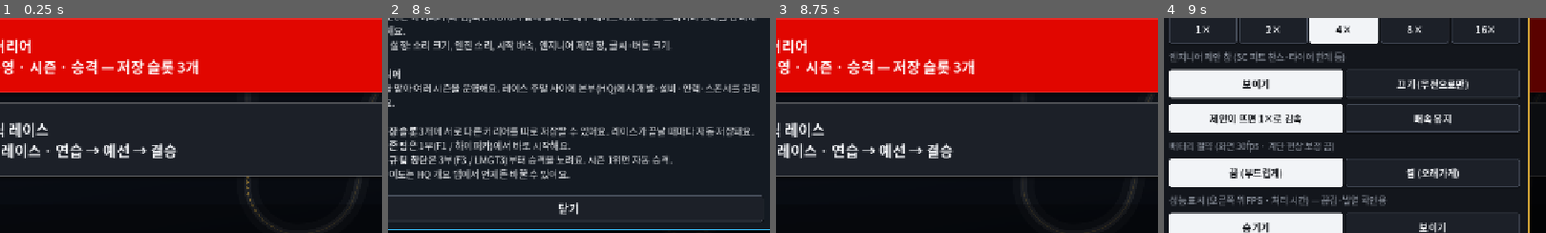
Above: before the commit, frames 1-4 (left to right).
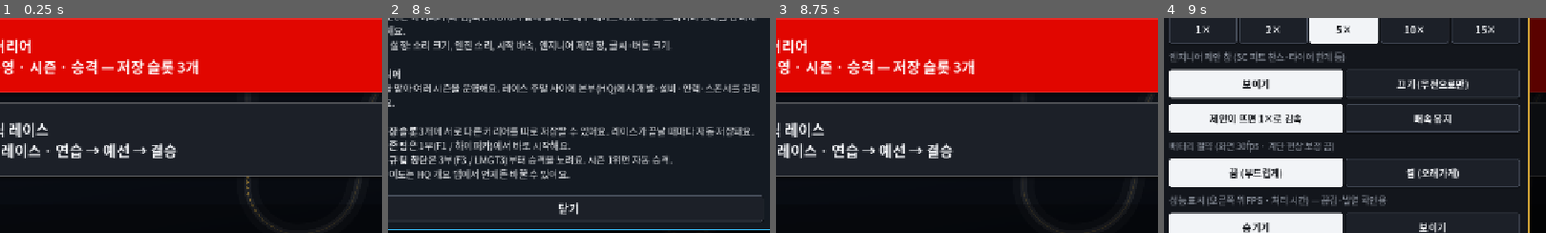
Above: after the commit, the same moments.

Repository: wio9900/pitwall-godot
Game: Godot game, scene res://scenes/main.tscn
Same seed, same stepped clock (60 frames per second), same inputs: the game is played once before the commit and once after it.
Inputs:
- Up to frame 1 (0.25 s): no input
- Up to frame 2 (8 s): click "?" at 0.5 s; click "⚙" at 1.25 s; click "🏆" at 2 s; click "서킷별 기록" at 2.75 s; click "최근 레이스" at 3.5 s; click "커리어 연대기" at 4.25 s; click "🏆 커리어 팀 운영 · 시즌 · 승격 — 저장 슬롯 …" at 5 s; click "🏁 퀵 레이스 단판 레이스 · 연습 → 예선 → 결승" at 5.75 s; click "닫기" at 6.5 s; click "?" at 7.25 s
- Up to frame 3 (8.75 s): click "닫기" at 8 s
- Up to frame 4 (9 s): click "⚙" at 8.75 s
The pictures show only the part of the screen within x 26-76%, y 42-92%; the shares and areas given below are measured in that part.

Frames 1-3 are identical in both runs. In frame 4, 0.2% of the frame differs, in the area x 44-84%, y 3-8%.

Commit message:
레이스 화면 정리 · 배속 1/2/5/10/15 · 핀치 확대 · WEC 겹침/버벅임 · 드라이버 교체 버그
- 하단 상세 순위·무전은 '랩타임' 탭에서만, 팀 오더는 '주행' 탭에서만 보이게
- 지시판 탭 구분: 테두리 + 선택 탭 빨간 배경
- 내 차 칩에 현재 타이어 랩 수 · 남은 예상 랩 · 최근 랩타임
- 배속 단계 1·2·5·10·15 (사용자 요청)
- 서킷 두 손가락 확대·이동, 두 번 탭 원래대로, PC 휠
- 차 위치를 트랙 거리 기준으로 보간 → 고배속에서 코너 가로지르기·툭툭 튐 감소
- WEC: 클래스가 다른 차가 겹치면 느린 클래스 차가 옆으로 비켜 그려짐
- 자동 저장을 실제 시간 30초에 한 번으로 제한 (WEC 고배속 멈칫)
- 버그: 빠른 박스 버튼·연료 비상 피트가 드라이버 교체 설정을 무시하던 것 수정 (car.auto_swap)
  밸런스 수치 변경 없음

Co-Authored-By: Claude Opus 5.5 <noreply@anthropic.com>
Claude-Session: https://claude.ai/code/session_019bD6BWrUpiqUh4eLT6d4ue

Diff:
--- a/scripts/sim/car.gd
+++ b/scripts/sim/car.gd
@@ -33,6 +33,7 @@
 var damage_now := ""
 var wec_req: Variant = null
 var drv_laps: Array = [0, 0, 0] # 드라이버별 완주 랩 (최소 주행 규정 확인용)
+var auto_swap := true       # WEC 내 차: 피트 설정의 드라이버 '교대' 선택 (자동 박스·빠른 박스도 이걸 따른다)
 var wec_sets := -1          # WEC: 레이스에서 쓸 수 있는 남은 새 드라이 세트
 var drv_log: Array = []     # WEC: 랩마다 운전한 드라이버 번호 (주행 시간 규정)
 var drive_warned := -1      # WEC: 주행 시간 경고·위반 표시 (같은 경고 반복 방지)
--- a/scripts/sim/race_sim.gd
+++ b/scripts/sim/race_sim.gd
@@ -1444,9 +1444,10 @@
 				var d_t: bool = c.wear > 0.45 or kind_of(c.comp) != want_kind
 				var comp0: String = (wec_fit_comp(c.cls, "M") if want == "slick" else "W") if d_t else c.comp
 				say(c, "연료 부족! 다음 랩 완주 불가 → 자동 박스 (급유%s)" % ((" + " + TYRE_KO[comp0]) if d_t else ""))
-				return {"comp": comp0, "tyres": d_t, "driver": false, "fuel": true}
+				var d_d: bool = c.auto_swap or must_swap(c)
+				return {"comp": comp0, "tyres": d_t, "driver": d_d, "fuel": true}
 			return null
-		var req: Dictionary = c.wec_req if c.wec_req != null else {"tyres": true, "fuel": true, "driver": false}
+		var req: Dictionary = c.wec_req if c.wec_req != null else {"tyres": true, "fuel": true, "driver": c.auto_swap}
 		var comp1: String = wec_fit_comp(c.cls, c.pit_req)
 		c.pit_req = ""
 		c.wec_req = null
--- a/scripts/ui/main.gd
+++ b/scripts/ui/main.gd
@@ -35,7 +35,7 @@
 const RED := Color("#e10600")
 const GOOD := Color("#22c55e")
 const BAD := Color("#ef4444")
-const SPEEDS := [0, 1, 2, 4, 8, 16]
+const SPEEDS := [0, 1, 2, 5, 10, 15]
 const CLS_KO := {"HY": "HYPERCAR", "P2": "LMP2", "GT": "LMGT3"}
 
 var sim: Variant = null
@@ -97,6 +97,7 @@
 var debrief
 var records_view
 var resume_btn: Button
+var _save_ms := -100000   # 마지막 자동 저장 시각(실제 ms)
 var _save_lap := -1       # 마지막으로 자동 저장한 선두 랩
 var recorded := false     # 기록실에 이 레이스를 기록했는지
 var fps_label: Label
@@ -671,6 +672,7 @@
 		"speed": speed_x, "circ": sim.CIRC.get("name", sim.circ_key), "lap": mini(sim.laps, sim.leader_lap + 1), "laps": sim.laps}
 	RaceSaveS.save(sim, meta, feature_sim if sprint_mode else null)
 	_save_lap = sim.leader_lap
+	_save_ms = Time.get_ticks_msec()
 
 
 func _notification(what: int) -> void:
@@ -1232,6 +1234,7 @@
 	race_panel = RacePanelS.new()
 	race_panel.select_car.connect(_on_select_car)
 	race_panel.radio_prompt.connect(_on_radio_prompt)
+	race_panel.tab_changed.connect(_on_panel_tab)
 	panels_box = race_panel
 	race_scroll = ScrollContainer.new()
 	race_scroll.horizontal_scroll_mode = ScrollContainer.SCROLL_MODE_DISABLED
@@ -1245,6 +1248,7 @@
 	# 순위 / 무전
 	tabs = TabContainer.new()
 	tabs.size_flags_vertical = Control.SIZE_EXPAND_FILL
+	tabs.visible = race_panel.tab == "laps" # 상세 순위·무전은 랩타임 탭에서만
 	var tw = VBoxContainer.new()
 	tw.name = "상세 순위"
 	tabs.add_child(tw)
@@ -1279,6 +1283,13 @@
 
 
 func _set_speed(s: int) -> void:
+	# 예전 배속 값(4·8·16)은 가장 가까운 새 배속으로
+	if not SPEEDS.has(s):
+		var best: int = SPEEDS[1]
+		for v in SPEEDS:
+			if v > 0 and absi(v - s) < absi(best - s):
+				best = v
+		s = best
 	speed_x = s
 	if race_view != null:
 		race_view.speed_hint = float(s)
@@ -1342,10 +1353,11 @@
 	var c: Variant = _my(slot)
 	if c == null:
 		return
+	var drv: bool = bool(race_panel.draft[slot]["driver"]) if slot < race_panel.draft.size() else true
 	if comp == "keep":
-		sim.request_pit_wec(c, c.comp, false, true, false)
+		sim.request_pit_wec(c, c.comp, false, true, drv)
 	else:
-		sim.request_pit_wec(c, comp, true, true, false)
+		sim.request_pit_wec(c, comp, true, true, drv)
 	_refresh_ui()
 
 
@@ -1437,7 +1449,8 @@
 		sim.advance(delta * speed_x * RaceSimS.SPEED_BASE)
 		_sim_us += Time.get_ticks_usec() - u0
 		_sim_n += 1
-		if sim.leader_lap != _save_lap and sim.leader_lap >= 1 and not sim.done:
+		# 자동 저장은 선두 랩이 바뀔 때, 단 실제 시간 30초에 한 번까지 (WEC 고배속에서 저장 때문에 화면이 멈칫하던 것)
+		if sim.leader_lap != _save_lap and sim.leader_lap >= 1 and not sim.done and Time.get_ticks_msec() - _save_ms > 30000:
 			_autosave()
 	ui_timer += delta
 	if ui_timer >= 0.2:
@@ -1586,6 +1599,13 @@
 	s += "[/table]"
 	if tower.text != s:
 		tower.text = s
+
+
+## 지시판 탭이 바뀌면: 랩타임 탭에서만 상세 순위·무전 (다른 탭에선 그 공간을 비워 둔다)
+func _on_panel_tab(t: String) -> void:
+	if tabs != null:
+		tabs.visible = t == "laps"
+		_refresh_ui()
 
 
 ## 가로 화면: 순위·무전이 지시판 아래 남은 높이를 꽉 채우도록 (아래가 비지 않게)
--- a/scripts/ui/race_panel.gd
+++ b/scripts/ui/race_panel.gd
@@ -5,6 +5,7 @@
 
 signal select_car(slot: int)
 signal radio_prompt  # 새 엔지니어 제안이 떴을 때 (main 이 배속을 1×로)
+signal tab_changed(t: String)  # 랩타임 탭에서만 상세 순위·무전을 보여주려고 main 이 듣는다
 
 const K = preload("res://scripts/ui/kit.gd")
 const RS = preload("res://scripts/sim/race_sim.gd")
@@ -89,7 +90,7 @@
 	for i in 2:
 		var b = Button.new()
 		b.toggle_mode = true
-		b.custom_minimum_size = Vector2(0, 76)
+		b.custom_minimum_size = Vector2(0, 98)
 		b.size_flags_horizontal = Control.SIZE_EXPAND_FILL
 		b.pressed.connect(_on_chip.bind(i))
 		# 내 차 카드: 선택되면 왼쪽 호박색 막대 + 밝은 바탕 (글씨 색은 그대로)
@@ -125,13 +126,9 @@
 		b.toggle_mode = true
 		b.button_group = grp
 		b.clip_text = true
-		# 탭: 선택되면 흰 글씨 + 빨간 밑줄
-		var tn = StyleBoxFlat.new()
-		tn.bg_color = Color(0, 0, 0, 0)
-		tn.set_content_margin_all(6)
-		var tp = tn.duplicate()
-		tp.border_width_bottom = 3
-		tp.border_color = K.RED
+		# 탭: 칸마다 테두리가 있는 버튼, 선택된 탭은 빨강 바탕 (구분이 확실하게)
+		var tn = _box(K.PANEL2, Color("#454c59"), 6)
+		var tp = _box(K.RED, K.RED, 6)
 		for st in ["normal", "hover", "disabled", "focus"]:
 			b.add_theme_stylebox_override(st, tn)
 		for st in ["pressed", "hover_pressed"]:
@@ -476,7 +473,16 @@
 		elif c.tl_warn > 0 and c.dnf == "":
 			line2 += " [color=#f59e0b]TL %d/2[/color]" % c.tl_warn
 		var code: String = ("#%d %s" % [c.slot + 1, c.code]) if wec else c.code
-		_chip_txt[i].text = "[font_size=30][b]%s[/b][/font_size]  [b]%s[/b]  %s\n[color=#8b98a5]%s[/color]" % [pos, code, badge, line2]
+		# 셋째 줄: 이 타이어로 몇 랩째 · 마모 추세로 본 남은 랩 · 최근 랩타임
+		var line3 := ""
+		if c.dnf == "":
+			var rate: float = c.wear / maxf(1.0, float(c.stint_laps))
+			var lim: float = RS.H_CLIFF if c.comp == "H" else 0.70
+			var rem_t := "-"
+			if c.stint_laps >= 1 and rate > 0.0005 and RS.SLICK.has(c.comp):
+				rem_t = "약 %d랩 더" % maxi(0, int((lim - c.wear) / rate))
+			line3 = "%d랩째 · %s · 최근 %s" % [c.stint_laps, rem_t, K.fmt_lap(c.last_lap_t) if c.last_lap_t > 0.0 else "-"]
+		_chip_txt[i].text = "[font_size=30][b]%s[/b][/font_size]  [b]%s[/b]  %s\n[color=#8b98a5]%s[/color]\n[color=#e6edf3]%s[/color]" % [pos, code, badge, line2, line3]
 	var c = car()
 	if c == null:
 		return
@@ -492,7 +498,7 @@
 			_refresh_laps(c)
 	# 팀 오더: F1 에서 두 대 모두 달릴 때
 	var both: bool = mc.size() == 2 and mc[0].is_running() and mc[1].is_running()
-	_order_row.visible = not wec and both
+	_order_row.visible = not wec and both and tab == "drive" # 팀 오더는 주행 탭에서만
 	_press(_order_btns, [["free"], ["hold"]], sim.team_order)
 	_swap_btn.disabled = sim.swap_req
 
@@ -587,6 +593,7 @@
 			_pits_seen[sel] = c.pits
 			d["driver"] = true
 		_press(_w_drv_btns, [["no"], ["yes"]], "yes" if d["driver"] else "no")
+		c.auto_swap = bool(d["driver"])
 	# 상태줄 · 확정/철수
 	var booked: bool = c.pit_req != "" or c.boxing != null
 	var in_lane: bool = sim.is_pitting(c)
@@ -726,8 +733,9 @@
 	tab = t
 	for i in TABS.size():
 		_tab_btns[i].set_pressed_no_signal(TABS[i][0] == t)
-		_tab_btns[i].add_theme_color_override("font_color", Color.WHITE if TABS[i][0] == t else K.DIM)
+		_tab_btns[i].add_theme_color_override("font_color", Color.WHITE if TABS[i][0] == t else K.INK)
 		_pages[TABS[i][0]].visible = TABS[i][0] == t
+	tab_changed.emit(t)
 	refresh()
 
 
--- a/scripts/ui/race_view.gd
+++ b/scripts/ui/race_view.gd
@@ -39,7 +39,16 @@
 var _s := 1.0
 var _off := Vector2.ZERO
 var _now := 0.0
-var _smooth := {}      # car id → {p, a}
+var _smooth := {}      # car id → {p, a, d(트랙 위 거리), lat(옆으로 비킨 정도)}
+# 두 손가락 확대·이동 (PC 는 마우스 휠)
+var user_zoom := 1.0
+var user_pan := Vector2.ZERO   # 트랙 좌표 기준 이동량
+var _touches := {}             # 손가락 index → 위치
+var _pinch_d0 := 0.0
+var _pinch_z0 := 1.0
+var _pinch_m0 := Vector2.ZERO
+var _pinch_p0 := Vector2.ZERO
+var _pinching := false
 var _pit_seen := {}    # car id → 피트레인 진입 시각(시뮬레이션)
 var _popups: Array = [] # {id, text, col, t}
 var _last_pos := {}
@@ -114,6 +123,10 @@
 	_confetti.clear()
 	banner_text = ""
 	_cam_center = Vector2.ZERO
+	user_zoom = 1.0
+	user_pan = Vector2.ZERO
+	_touches.clear()
+	_pinching = false
 
 
 func now() -> float:
@@ -144,7 +157,11 @@
 		if follow_slot < mc.size() and mc[follow_slot].dnf == "" and _smooth.has(mc[follow_slot].id):
 			want_center = _smooth[mc[follow_slot].id]["p"]
 			want_zoom = 2.8
+	want_zoom *= user_zoom
+	want_center += user_pan
 	var k = clampf(delta * (7.0 if follow_slot >= 0 else 3.5), 0.0, 1.0)
+	if _pinching:
+		k = 1.0 # 손가락을 따라 바로
 	if _cam_center == Vector2.ZERO:
 		_cam_center = want_center
 		_cam_zoom = want_zoom
@@ -184,24 +201,112 @@
 		if last_d != null and last_d - dist < T.L * 0.5:
 			dist = minf(dist, last_d - gap_d)
 		last_by_cls[c.cls] = dist
-		targets[c.id] = [T.point_at_dist(dist), T.head_at_dist(dist)]
+		targets[c.id] = {"d": dist, "cls": c.cls}
+	# 멀티 클래스: 느린 클래스 차가 빠른 클래스 차와 겹치면 옆으로 비켜 달린다 (르망에서 겹쳐 보이던 것)
+	var lat_want := {}
+	if sim.is_wec():
+		var lst: Array = []
+		for id in targets:
+			if targets[id] is Dictionary:
+				lst.append([fposmod(float(targets[id]["d"]), T.L), id, float(sim.CLASS_PACE.get(targets[id]["cls"], 1.0))])
+		lst.sort_custom(func(a, b): return a[0] < b[0])
+		var n: int = lst.size()
+		for i in n:
+			var a: Array = lst[i]
+			for j in [i - 1, i + 1]:
+				if n < 2:
+					break
+				var b: Array = lst[posmod(j, n)]
+				if b[1] == a[1]:
+					continue
+				var dd: float = absf(wrapf(float(a[0]) - float(b[0]), -T.L * 0.5, T.L * 0.5))
+				if dd < gap_d * 1.6 and float(a[2]) > float(b[2]) + 0.001:
+					lat_want[a[1]] = TRACK_W * (0.32 if float(a[2]) > 1.06 else 0.24) # 느린 차가 바깥쪽으로
 	# 배속이 빠르면 차가 한 프레임에 많이 움직이므로 보정을 빠르게, 순간이동 판정 거리도 넓게
 	var sp: float = maxf(1.0, speed_hint)
 	var kp = clampf(delta * 18.0 * sqrt(sp / 2.0 if sp > 2.0 else 1.0), 0.0, 1.0)
 	var ka = clampf(delta * 14.0 * sqrt(sp / 2.0 if sp > 2.0 else 1.0), 0.0, 1.0)
+	# 트랙 위 차는 '거리'로 부드럽게 따라간다: 화면 좌표로 섞으면 코너를 가로지르고, 섹터 경계에서 툭툭 튀어 보인다
+	var kd = 1.0 - exp(-delta * 9.0 * maxf(1.0, sqrt(sp)))
 	var snap_d: float = 40.0 * maxf(1.0, sp / 2.0)
+	var snap_dist: float = T.L * 0.08
 	for id in targets:
-		var tp: Vector2 = targets[id][0]
-		var ta: float = targets[id][1]
+		var tg = targets[id]
+		if tg is Dictionary:
+			var td: float = float(tg["d"])
+			var lw: float = float(lat_want.get(id, 0.0))
+			var s: Variant = _smooth.get(id)
+			if s == null or not s.has("d") or absf(wrapf(td - float(s["d"]), -T.L * 0.5, T.L * 0.5)) > snap_dist:
+				s = {"d": td, "lat": lw}
+				_smooth[id] = s
+			else:
+				s["d"] = float(s["d"]) + wrapf(td - float(s["d"]), -T.L * 0.5, T.L * 0.5) * kd
+				s["lat"] = lerpf(float(s["lat"]), lw, clampf(delta * 4.0, 0.0, 1.0))
+			var ha: float = T.head_at_dist(float(s["d"]))
+			s["p"] = T.point_at_dist(float(s["d"])) + Vector2(-sin(ha), cos(ha)) * float(s["lat"])
+			s["a"] = ha
+			continue
+		var tp: Vector2 = tg[0]
+		var ta: float = tg[1]
 		if not _smooth.has(id) or (_smooth[id]["p"] - tp).length() > snap_d:
 			_smooth[id] = {"p": tp, "a": ta}
 		else:
-			var s: Dictionary = _smooth[id]
-			s["p"] = s["p"].lerp(tp, kp)
-			s["a"] = s["a"] + wrapf(ta - s["a"], -PI, PI) * ka
+			var s2: Dictionary = _smooth[id]
+			s2.erase("d")
+			s2["p"] = s2["p"].lerp(tp, kp)
+			s2["a"] = s2["a"] + wrapf(ta - s2["a"], -PI, PI) * ka
 	for id in _smooth.keys():
 		if not targets.has(id):
 			_smooth.erase(id)
+
+
+## 두 손가락으로 벌리면 확대 · 움직이면 이동 · 두 번 톡 치면 원래대로. PC 는 마우스 휠 확대
+func _gui_input(ev: InputEvent) -> void:
+	if ev is InputEventScreenTouch:
+		if ev.pressed:
+			_touches[ev.index] = ev.position
+			if ev.double_tap and _touches.size() == 1:
+				user_zoom = 1.0
+				user_pan = Vector2.ZERO
+		else:
+			_touches.erase(ev.index)
+		_pinch_begin()
+		if _touches.size() >= 2:
+			accept_event()
+	elif ev is InputEventScreenDrag:
+		_touches[ev.index] = ev.position
+		if _touches.size() >= 2 and _pinching:
+			var ks: Array = _touches.keys()
+			var a: Vector2 = _touches[ks[0]]
+			var b: Vector2 = _touches[ks[1]]
+			var d: float = a.distance_to(b)
+			user_zoom = clampf(_pinch_z0 * d / maxf(10.0, _pinch_d0), 1.0, 6.0)
+			var m: Vector2 = (a + b) * 0.5
+			user_pan = _pinch_p0 - (m - _pinch_m0) / maxf(0.01, _s)
+			if user_zoom <= 1.01:
+				user_pan = Vector2.ZERO
+			accept_event()
+	elif ev is InputEventMouseButton and ev.pressed and (ev.button_index == MOUSE_BUTTON_WHEEL_UP or ev.button_index == MOUSE_BUTTON_WHEEL_DOWN):
+		user_zoom = clampf(user_zoom * (1.15 if ev.button_index == MOUSE_BUTTON_WHEEL_UP else 1.0 / 1.15), 1.0, 6.0)
+		if user_zoom <= 1.01:
+			user_pan = Vector2.ZERO
+		accept_event()
+	elif ev is InputEventMagnifyGesture:
+		user_zoom = clampf(user_zoom * ev.factor, 1.0, 6.0)
+		accept_event()
+
+
+func _pinch_begin() -> void:
+	_pinching = _touches.size() >= 2
+	if not _pinching:
+		return
+	var ks: Array = _touches.keys()
+	var a: Vector2 = _touches[ks[0]]
+	var b: Vector2 = _touches[ks[1]]
+	_pinch_d0 = a.distance_to(b)
+	_pinch_z0 = user_zoom
+	_pinch_m0 = (a + b) * 0.5
+	_pinch_p0 = user_pan
 
 
 # ═════════ 팝업·말풍선·배너 (sim 상태 변화를 감지만 한다) ═════════
--- a/scripts/ui/settings.gd
+++ b/scripts/ui/settings.gd
@@ -2,9 +2,9 @@
 ## 게임 설정 (user://settings.json). 화면이 아닌 값 보관·저장만 한다.
 
 const PATH := "user://settings.json"
-const SPEEDS := [1, 2, 4, 8, 16]
+const SPEEDS := [1, 2, 5, 10, 15]
 
-static var data := {"volume": 0.8, "engine": true, "speed": 4, "prompts": true, "prompt_slow": true, "ui_scale": 1.0, "battery": false, "show_fps": false}
+static var data := {"volume": 0.8, "engine": true, "speed": 5, "prompts": true, "prompt_slow": true, "ui_scale": 1.0, "battery": false, "show_fps": false}
 static var _loaded := false
 
 
